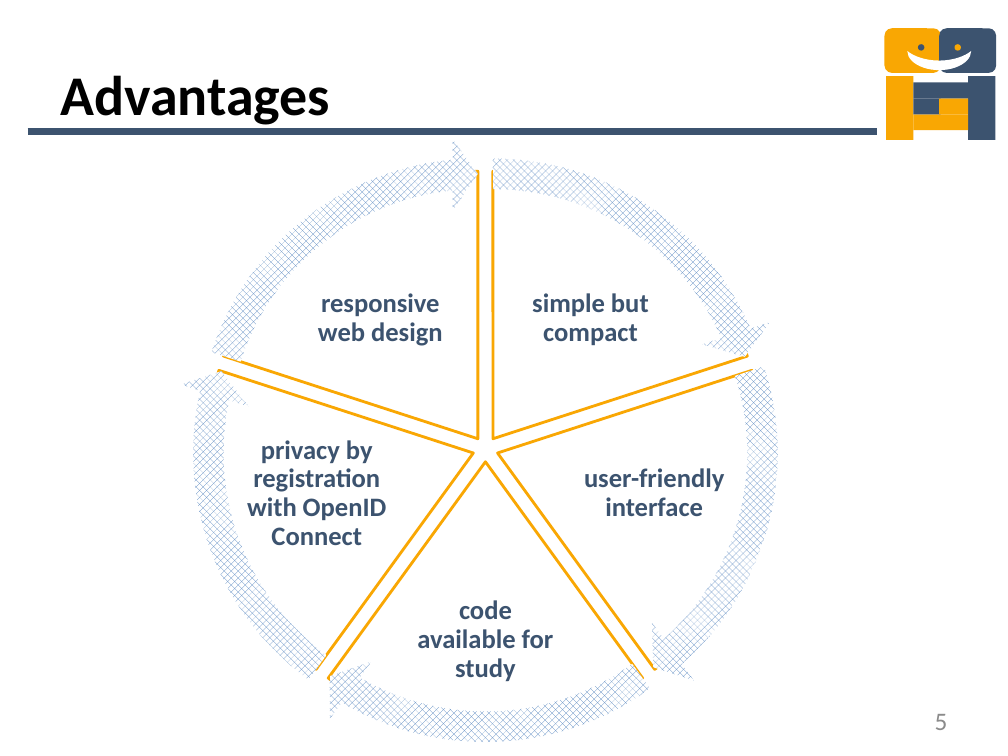
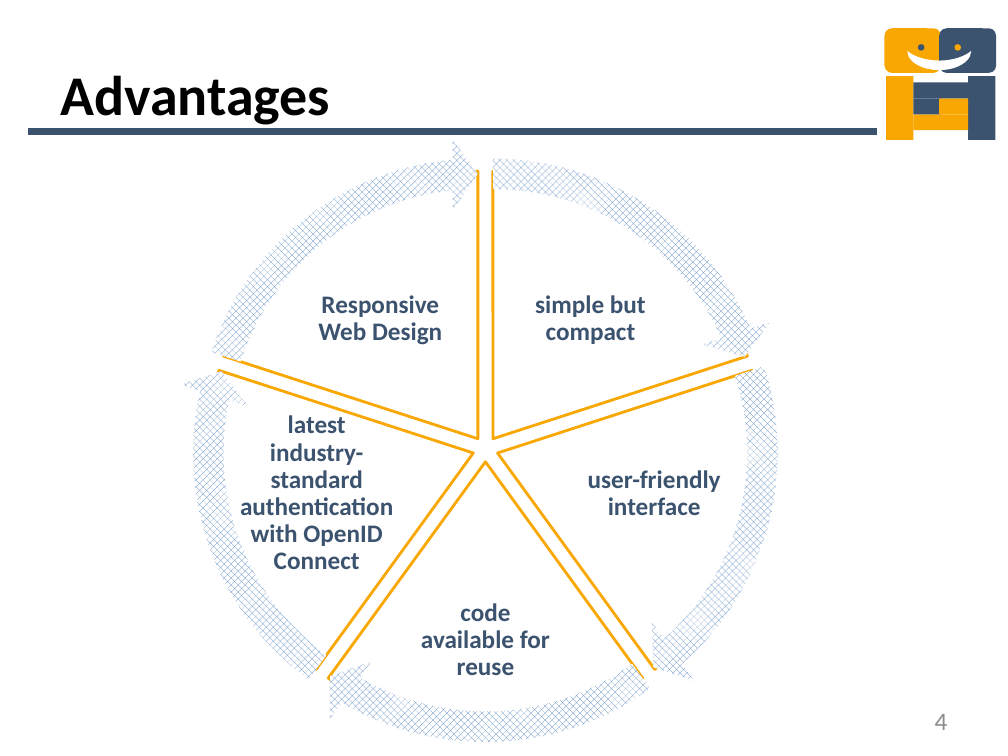
Before and after one commit to mdger/UGNM_Instantmessaging, a slide deck: slide 4 of UGNM_Instantmessaging/doc/PresentationIM.pptx (slide 5 before the commit). Drawn at 1008x756 pixels with LibreOffice and Linux fonts; fonts in the diff are those of the drawing. Boxes give left, top, right and bottom in pixels: in the first picture for what was removed or moved away, otherwise in the second. Text is boxed around its words. In the diff, an @@ line names an element or a change of style, - is before the commit and + after.

```diff
--- a/UGNM_Instantmessaging/doc/PresentationIM.pptx
+++ b/UGNM_Instantmessaging/doc/PresentationIM.pptx
@@ text "simple but compact" at (535,295,646,344): size 19 to 18 pt @@
@@ text at (318,295,442,345): text changed; size 19 to 18 pt @@
-responsive web design
+Responsive Web Design
@@ text at (240,415,393,569): text changed; size 19 to 18 pt @@
-privacy by registration with OpenID Connect
+latest industry-standard authentication with OpenID Connect
@@ text "user-friendly interface" at (588,470,721,515): size 19 to 18 pt @@
@@ text at (421,603,550,675): text changed; size 19 to 18 pt @@
-code available for study
+code available for reuse
@@ page number at (935,714,948,730): text changed @@
-5
+4
```
Also in this commit, not shown: 4 other slides changed, 2 slides removed, 1 other file.
